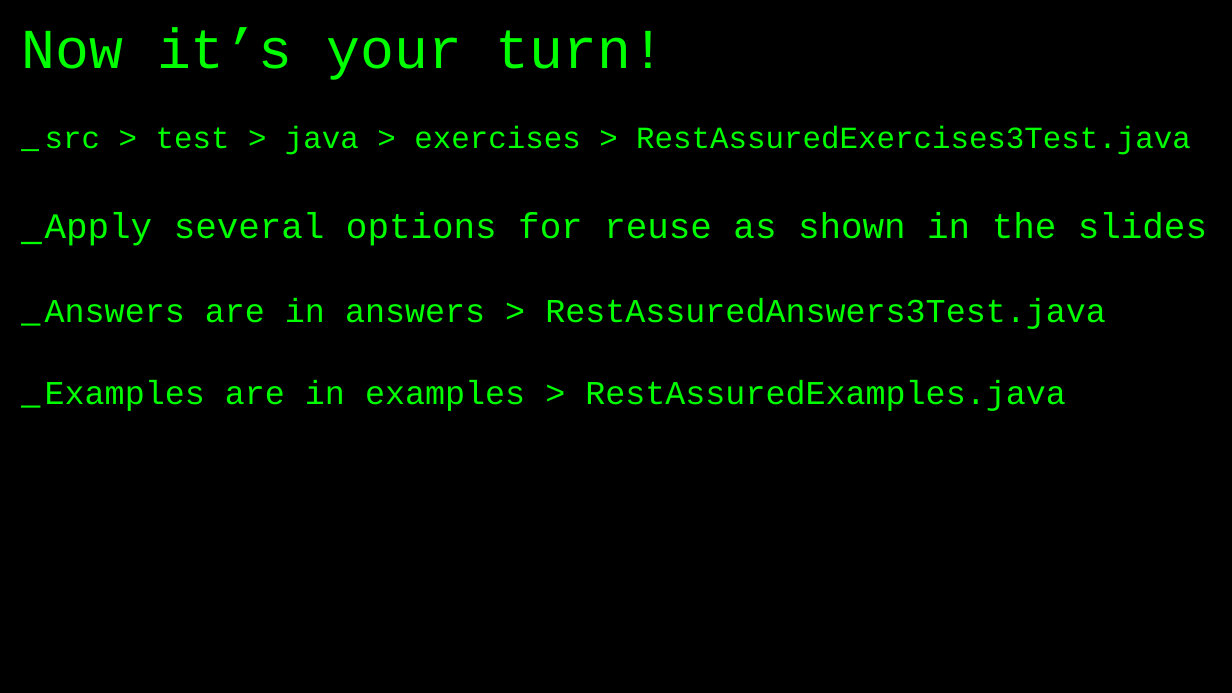
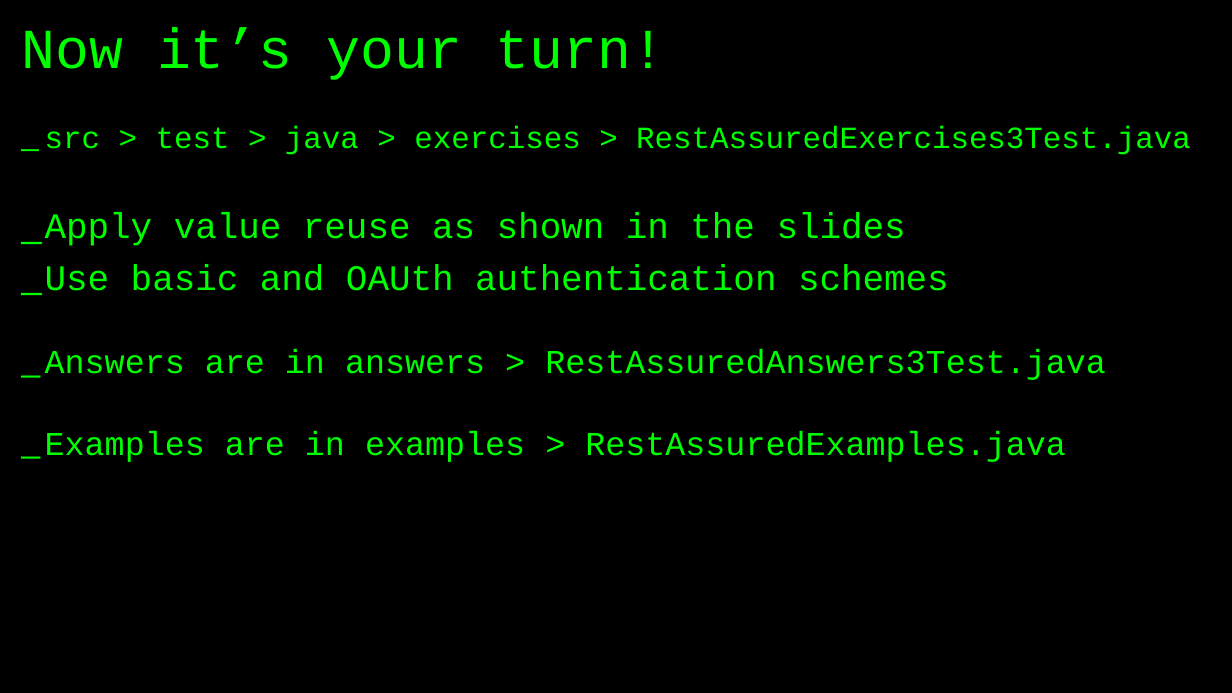
Before and after one commit to basdijkstra/rest-assured-workshop, a slide deck: slide 56 of RestAssuredWorkshop.pptx (slide 57 before the commit). Drawn at 1232x693 pixels with LibreOffice and Linux fonts; fonts in the diff are those of the drawing. Boxes give left, top, right and bottom in pixels: in the first picture for what was removed or moved away, otherwise in the second. Text is boxed around its words. In the diff, an @@ line names an element or a change of style, - is before the commit and + after.

```diff
--- a/RestAssuredWorkshop.pptx
+++ b/RestAssuredWorkshop.pptx
@@ text at (x1=45, y1=213, x2=949, y2=291): text changed @@
-_ Apply several options for reuse as shown in the slides
+_ Apply value reuse as shown in the slides
+_ Use basic and OAUth authentication schemes
```
Also in this commit, not shown: 4 other slides changed, 1 slide removed, 2 other files.
